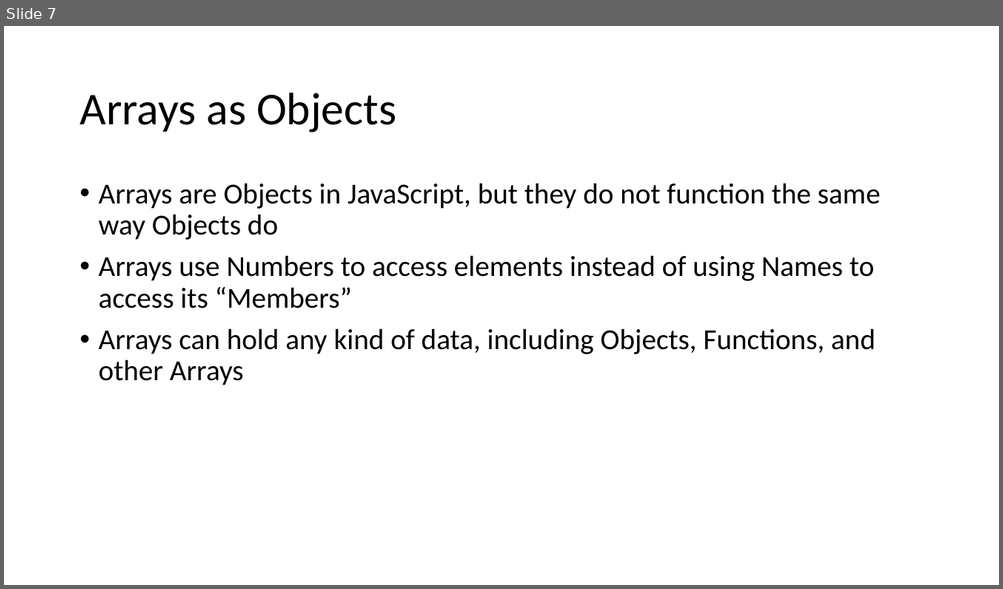
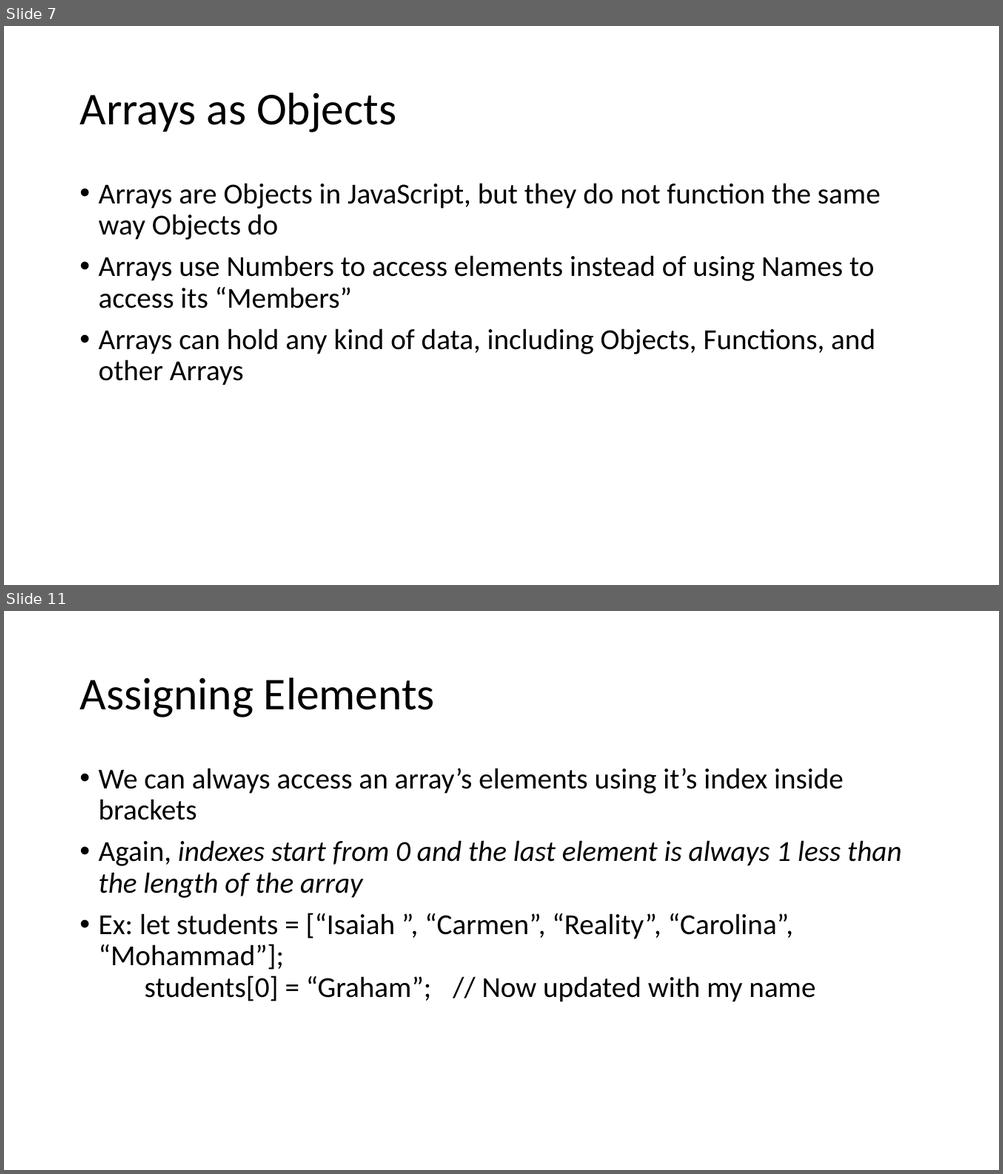
Before and after one commit to YWCANWIL-TechLab/Module4-DataTypes-Day1, a slide deck: Arrays.pptx. Shown one above the other, each under a label of ours: slide 7 before the commit, slides 7 and 11 after it; the slides between them are not shown. The pictures are 1003x589 and 1003x1174 pixels, drawn with LibreOffice and Linux fonts; fonts in the diff are those of the drawing. Boxes give left, top, right and bottom in pixels: in the first picture for what was removed or moved away, otherwise in the second. Text is boxed around its words. In the diff, an @@ line names an element or a change of style, - is before the commit and + after.

```diff
--- a/Arrays.pptx
+++ b/Arrays.pptx
@@ slide 11 added at bbox=[4, 611, 999, 1170], background #FFFFFF @@
@@ title added at bbox=[79, 678, 435, 718], 44 pt, text #000000 @@
+Assigning Elements
@@ text added at bbox=[99, 768, 902, 1002], 28 pt, text #000000 @@
+• We can always access an array’s elements using it’s index inside brackets
+• Again, indexes start from 0 and the last element is always 1 less than the length of the array
+• Ex: let students = [“Isaiah ”, “Carmen”, “Reality”, “Carolina”, “Mohammad”];
+  students[0] = “Graham”; // Now updated with my name
```
Also in this commit, not shown: 1 slide changed, 11 other slides added.
